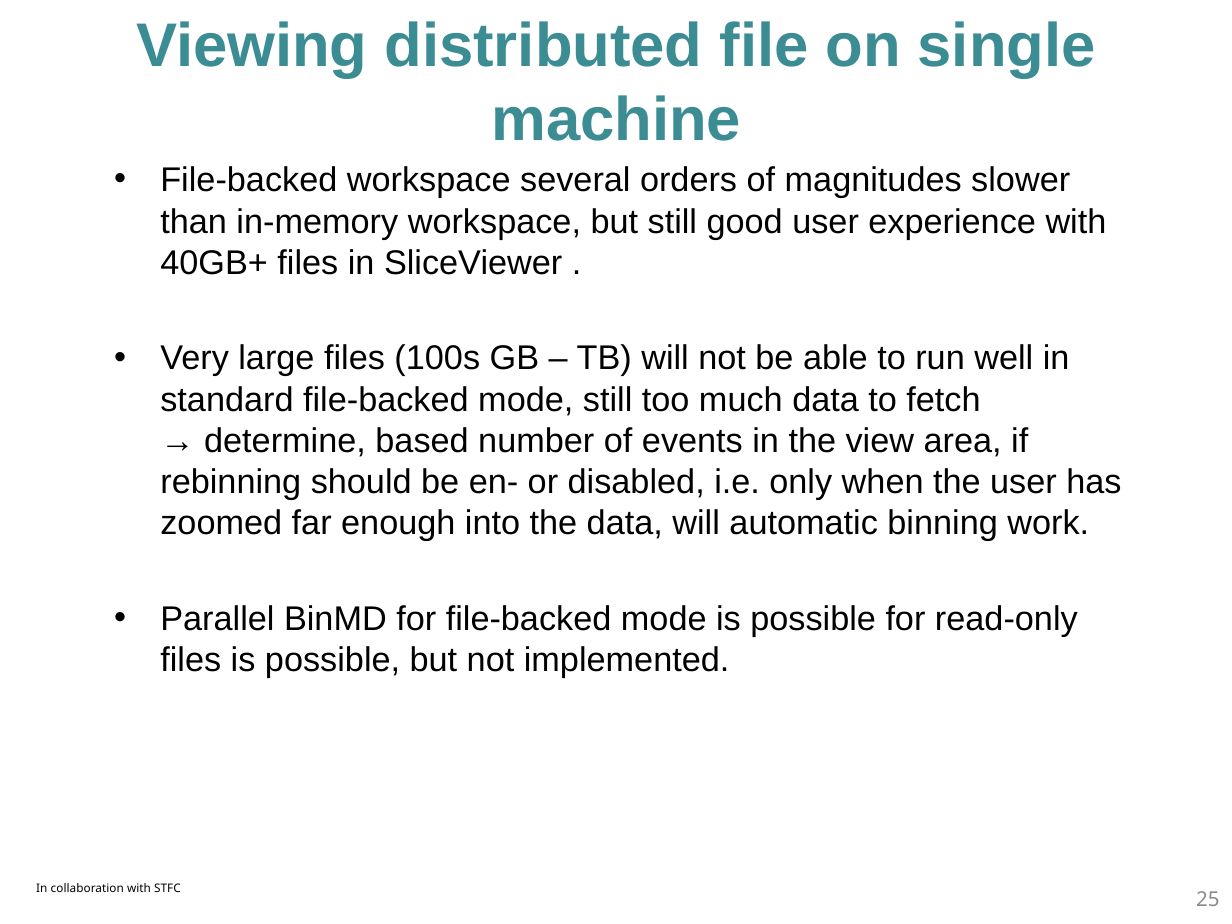
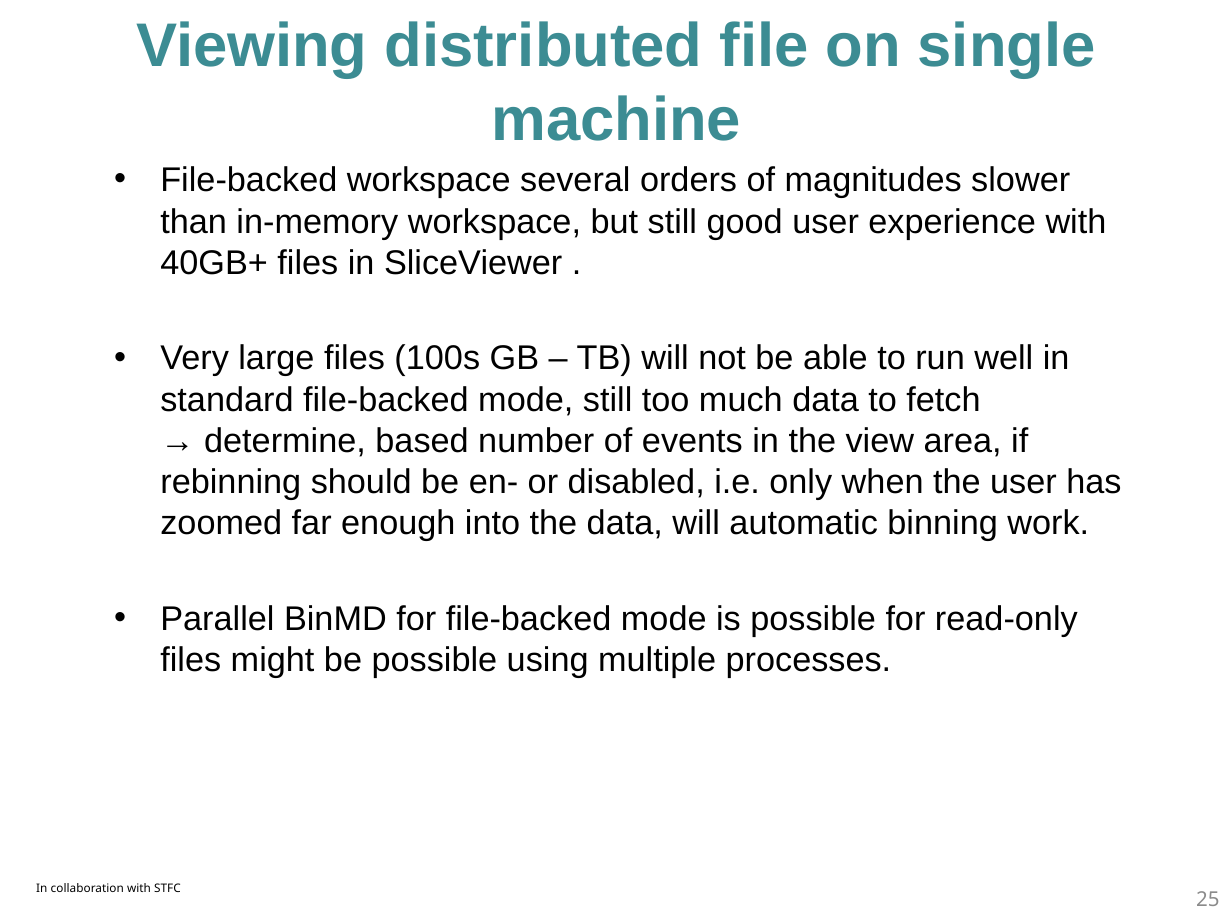
Before and after one commit to ess-dmsc-dram/documents, a slide deck: slide 25 of investigations/MultiDimensionalInvestigation/presentation/distributed_data_reduction_of_multi_dimensional_data.pptx. Drawn at 1232x924 pixels with LibreOffice and Linux fonts; fonts in the diff are those of the drawing; background and template pictures are left out. Boxes give left, top, right and bottom in pixels: in the first picture for what was removed or moved away, otherwise in the second. Text is boxed around its words. In the diff, an @@ line names an element or a change of style, - is before the commit and + after.

```diff
--- a/investigations/MultiDimensionalInvestigation/presentation/distributed_data_reduction_of_multi_dimensional_data.pptx
+++ b/investigations/MultiDimensionalInvestigation/presentation/distributed_data_reduction_of_multi_dimensional_data.pptx
@@ text at <box>160,605,1078,677</box>: text changed @@
-• Parallel BinMD for file-backed mode is possible for read-only files is possible, but not implemented.
+• Parallel BinMD for file-backed mode is possible for read-only files might be possible using multiple processes.
```
Also in this commit, not shown: 7 other slides changed, 6 other files.
